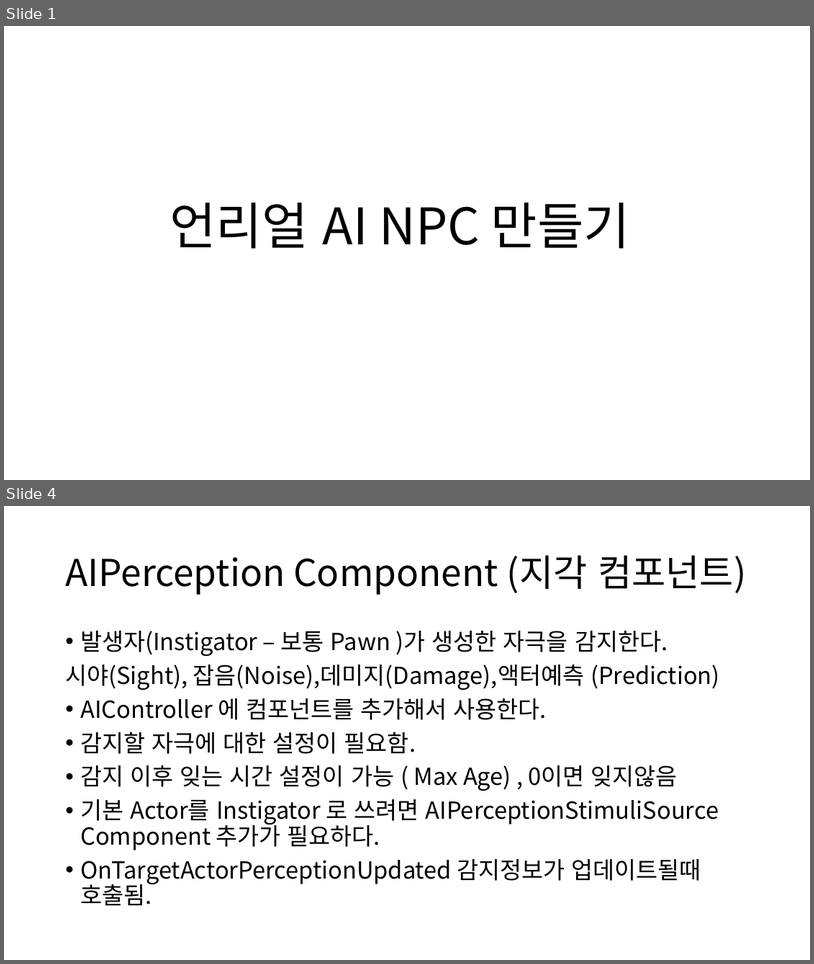
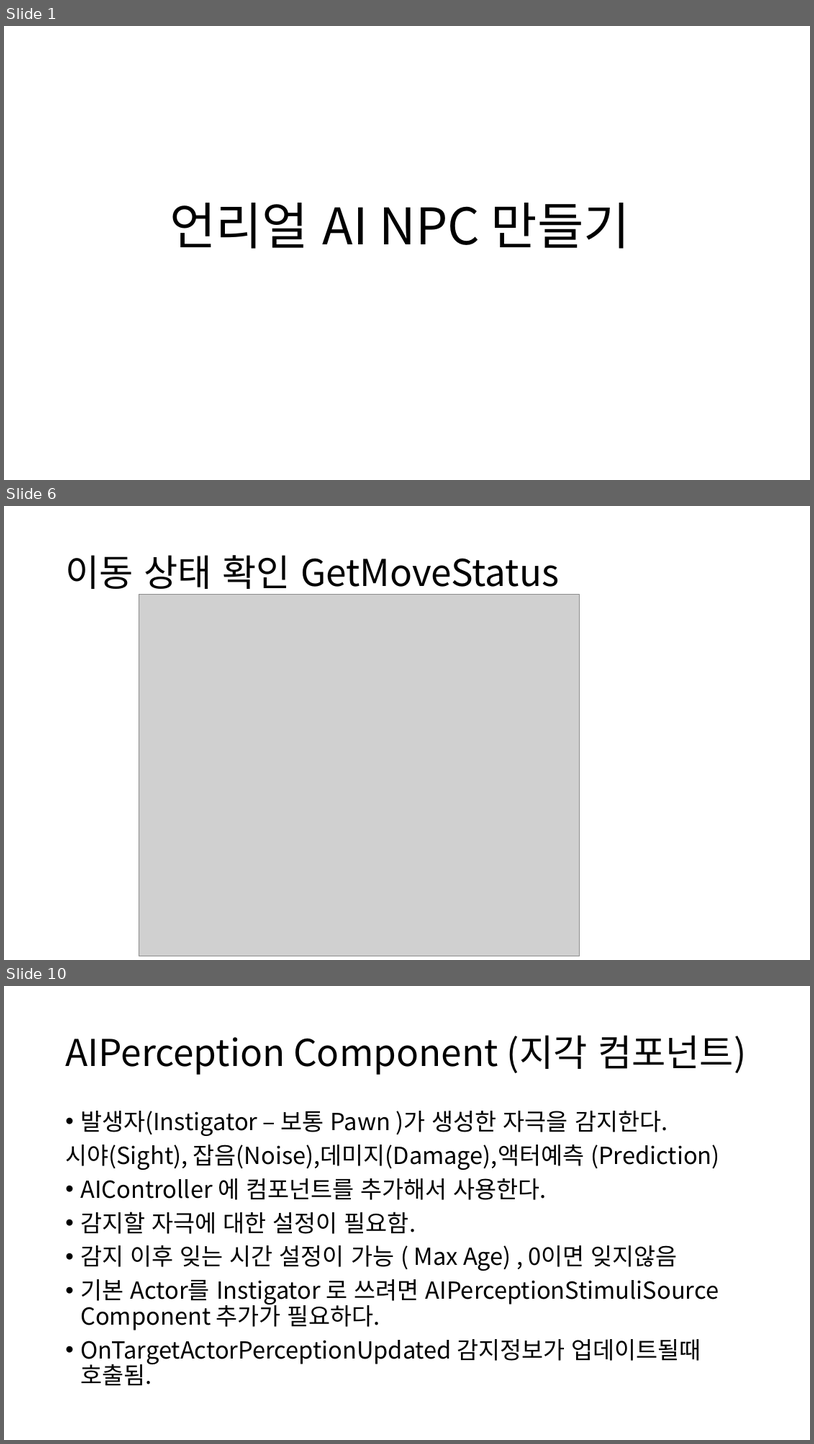
Before and after one commit to ldw9981/UE4_Blueprint, a slide deck: Day04/AI.pptx. Shown one above the other, each under a label of ours: slides 1 and 4 before the commit, slides 1, 6 and 10 after it; the slides between them are not shown. The pictures are 814x964 and 814x1444 pixels, drawn with LibreOffice and Linux fonts; fonts in the diff are those of the drawing; grey boxes stand for pictures. Boxes give left, top, right and bottom in pixels: in the first picture for what was removed or moved away, otherwise in the second. Text is boxed around its words. In the diff, an @@ line names an element or a change of style, - is before the commit and + after.

```diff
--- a/Day04/AI.pptx
+++ b/Day04/AI.pptx
@@ slide 6 added at (x1=4, y1=506, x2=810, y2=960), background #FFFFFF @@
@@ title added at (x1=65, y1=555, x2=559, y2=595), 44 pt, text #000000 @@
+이동 상태 확인 GetMoveStatus
@@ picture added at (x1=139, y1=595, x2=580, y2=956) @@
@@ what was slide 4 is now slide 10 @@
```
Also in this commit, not shown: 3 slides changed, 5 other slides added, 1 slide removed.
